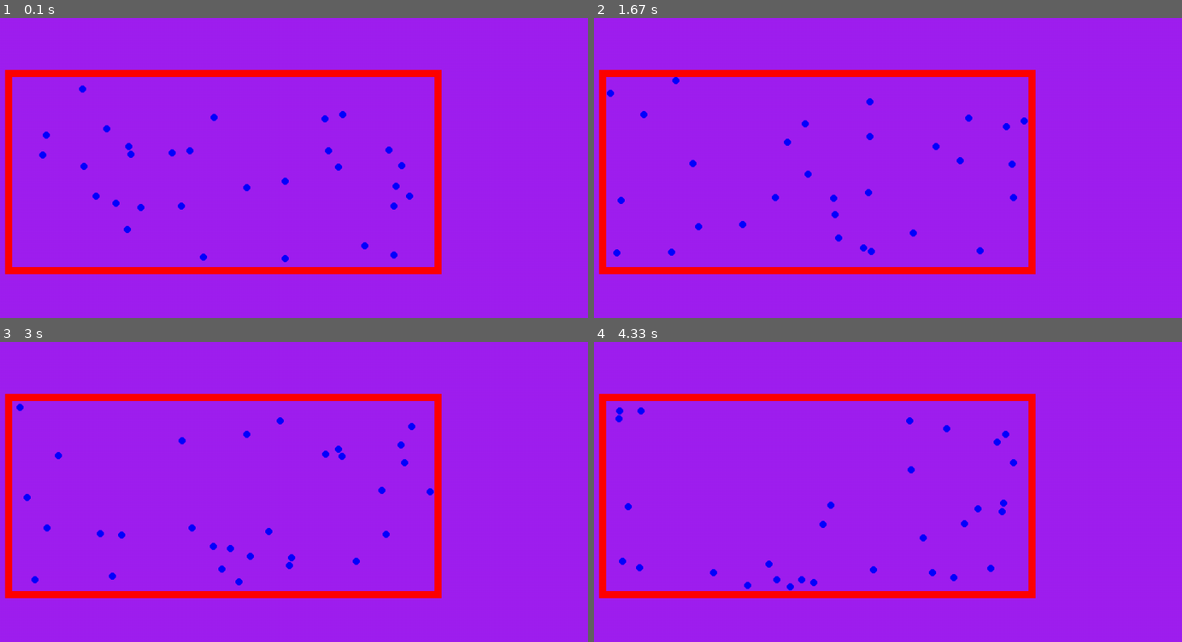
Above: before the commit, frames 1-4 (two rows, left to right).
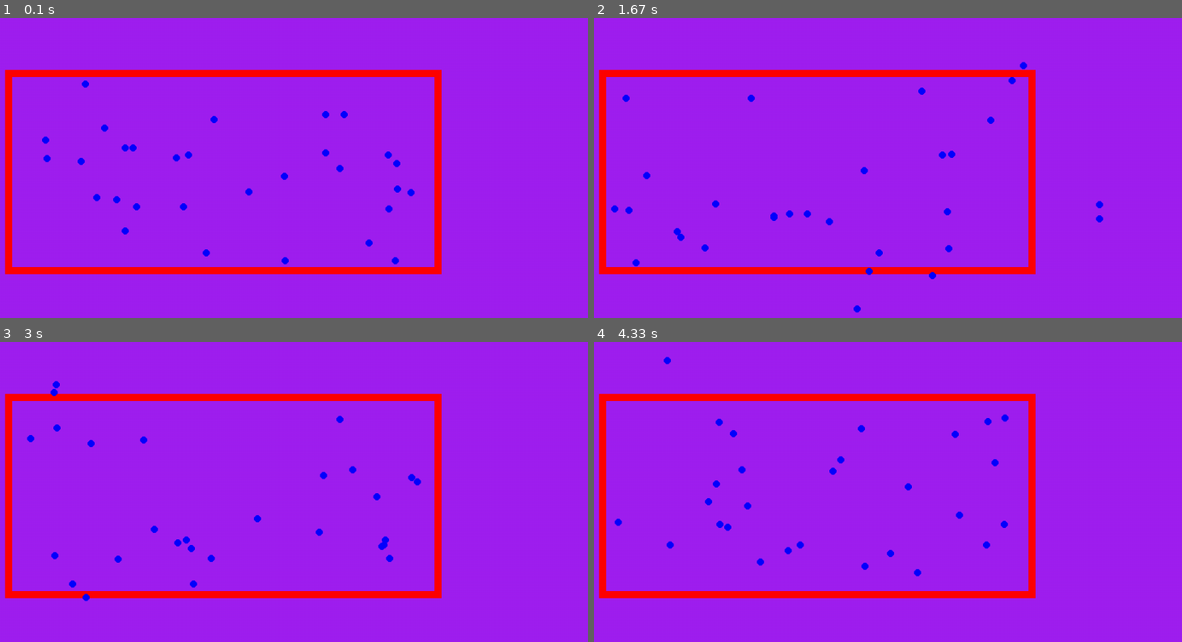
Above: after the commit, the same moments.

Repository: so-groenen/Event-Driven-particle-simulation-in-Pygame
Game: pygame game, started from main.py
The game is run twice, just before and just after one commit, with the same random seed, the same clock (stepped at 60 frames per second) and the same inputs.
Inputs:
- Up to frame 1 (0.1 s): no input
- Up to frame 2 (1.67 s): no input
- Up to frame 3 (3 s): no input
- Up to frame 4 (4.33 s): no input

The runs differ from the first frame. In frame 1, 1.1% of the frame differs, in the area x 6-71%, y 20-83%; in frame 2, 1.5%, in the area x 2-87%, y 14-99%; in frame 3, 1.4%; in frame 4, 1.5%.

Commit message:
minor_changes

Diff:
--- a/main.py
+++ b/main.py
@@ -12,7 +12,7 @@
     screen              = pygame.display.set_mode((1024, 480))
     clock               = pygame.time.Clock()
     running: bool       = True
-    fps: float          = 200.0
+    fps: float          = 60.0
     dt: float           = 1.0 / fps
     radius: float       = 5.0
     systemTime: float   = 0.0
